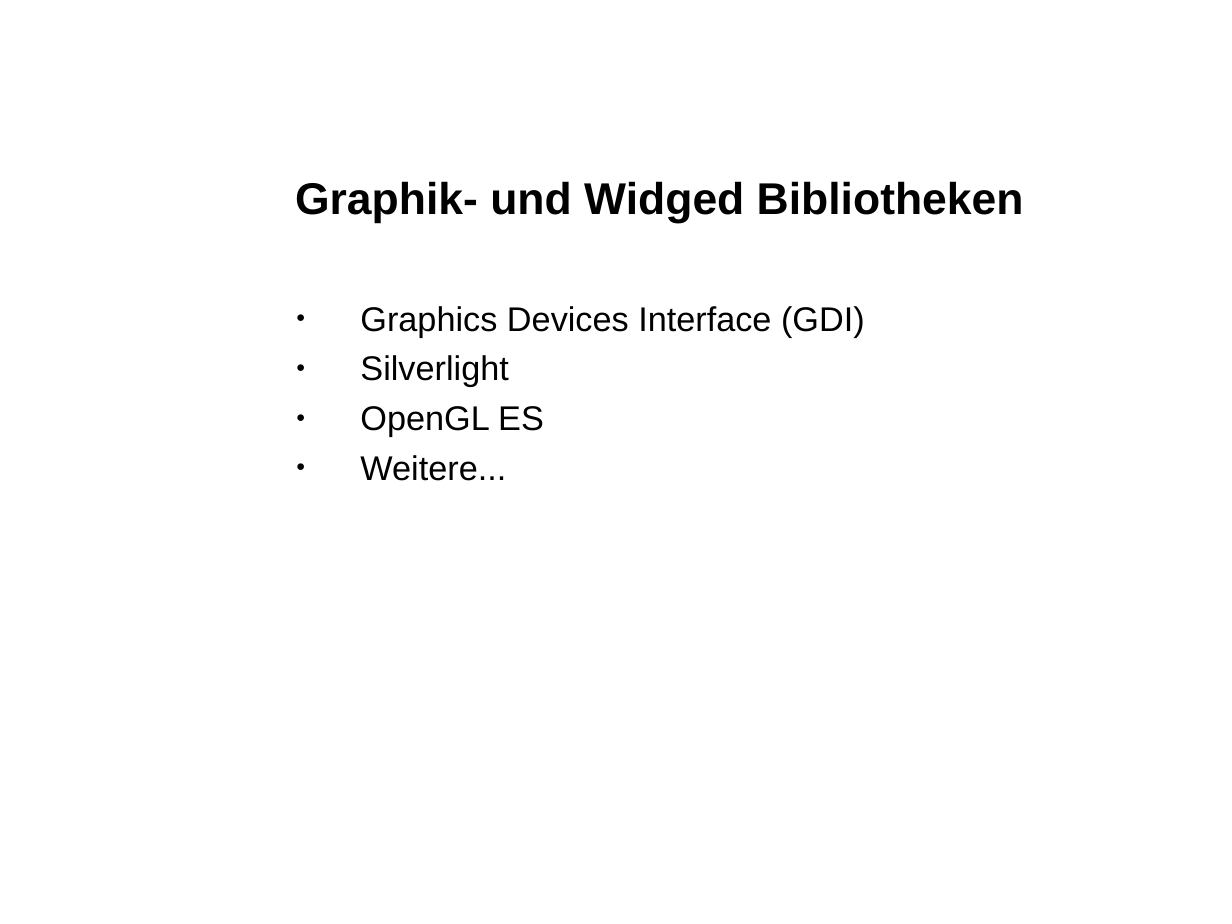
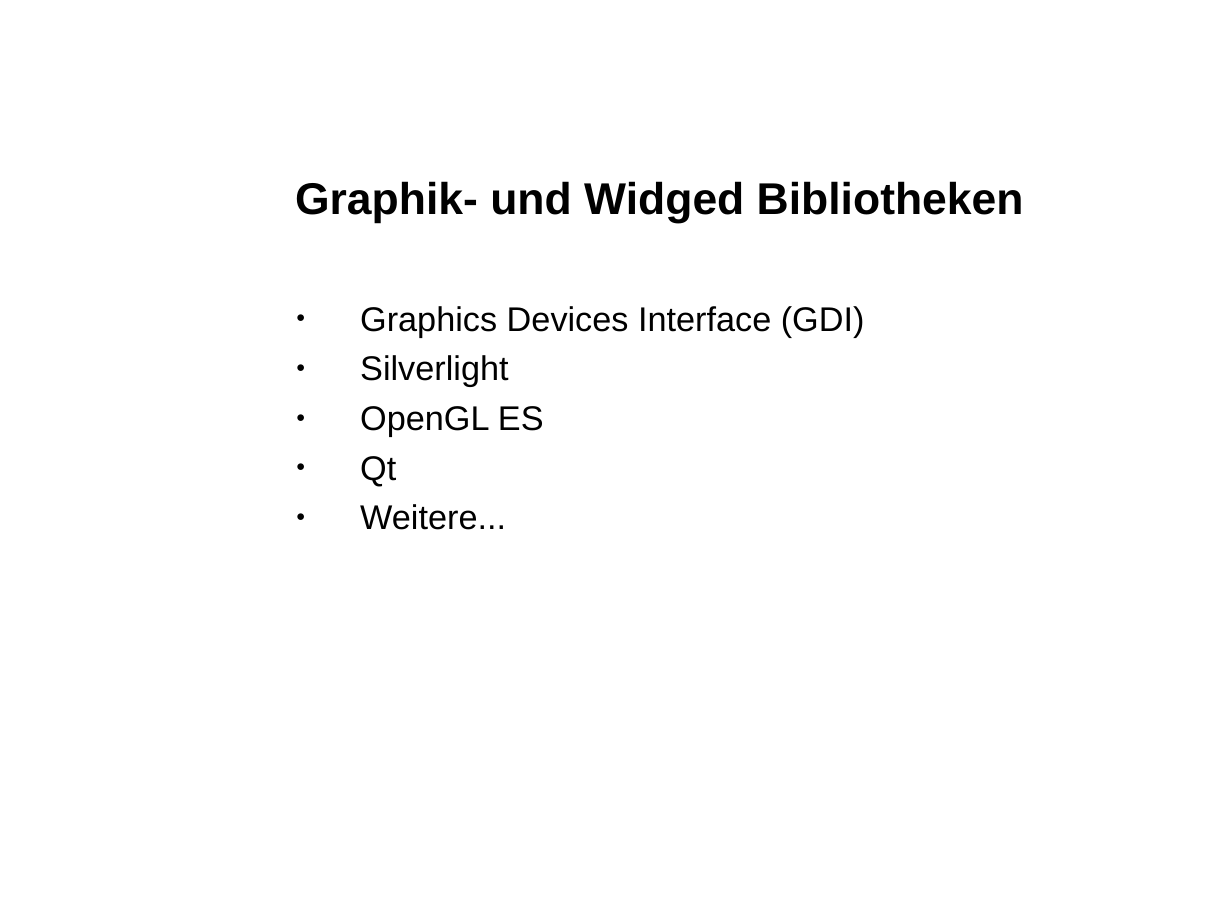
Before and after one commit to eojthejudge/softwaredesigndocs, a slide deck: slide 8 of Portieren/Marktuebersicht_Windows_Embedded.ppt. Drawn at 1232x924 pixels with LibreOffice and Linux fonts; fonts in the diff are those of the drawing; background and template pictures are left out. Boxes give left, top, right and bottom in pixels: in the first picture for what was removed or moved away, otherwise in the second. Text is boxed around its words. In the diff, an @@ line names an element or a change of style, - is before the commit and + after.

Commit message:
Add some text.

```diff
--- a/Portieren/Marktuebersicht_Windows_Embedded.ppt
+++ b/Portieren/Marktuebersicht_Windows_Embedded.ppt
@@ text at box(360, 456, 396, 486): paragraph added @@
+● Qt
```
Also in this commit, not shown: 2 other slides changed.
